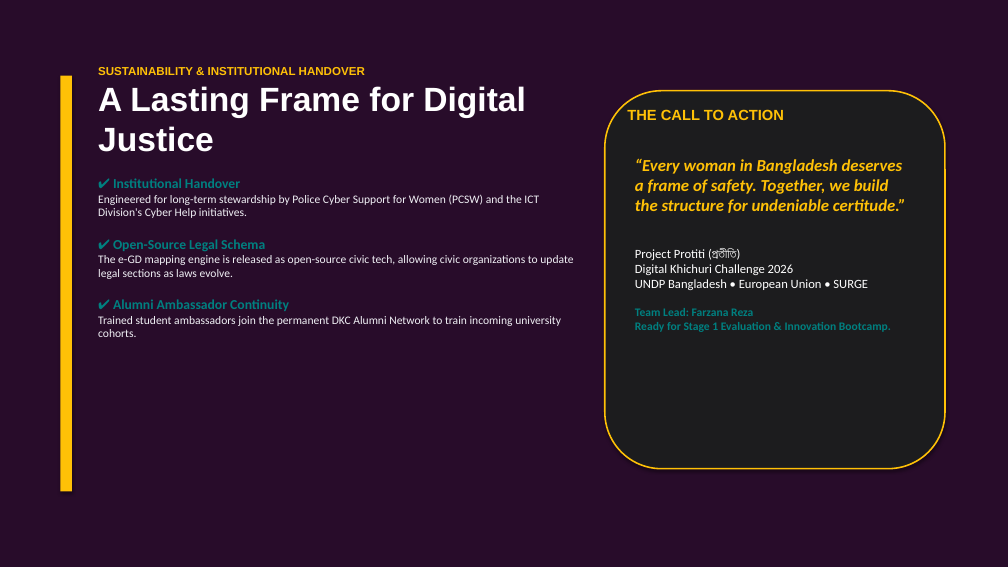
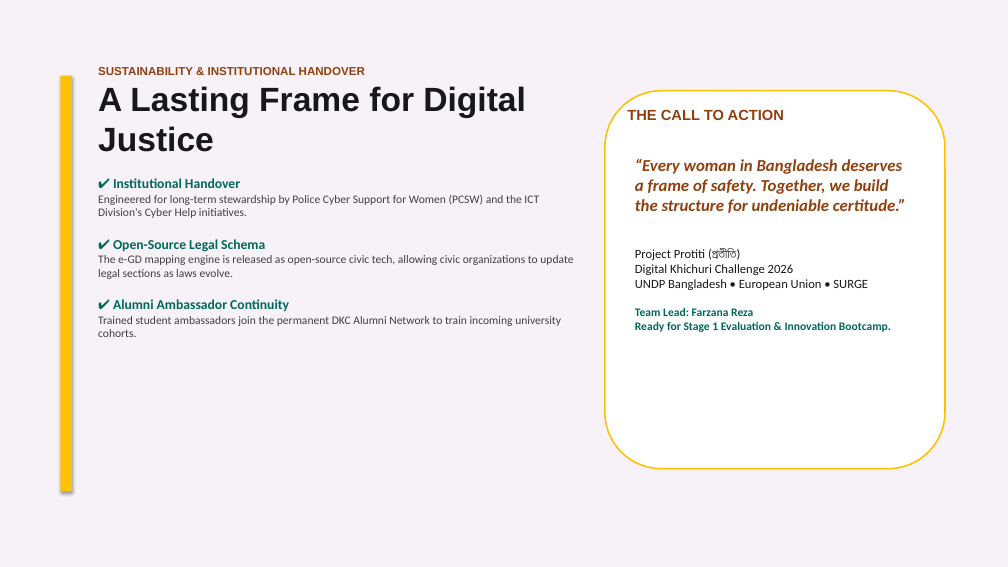
Before and after one commit to the-abraar/Protiti, a slide deck: slide 8 of pitch_materials/Protiti_Pitch_Deck.pptx. Drawn at 1008x567 pixels with LibreOffice and Linux fonts; fonts in the diff are those of the drawing. Boxes give left, top, right and bottom in pixels: in the first picture for what was removed or moved away, otherwise in the second. Text is boxed around its words. In the diff, an @@ line names an element or a change of style, - is before the commit and + after.

```diff
--- a/pitch_materials/Protiti_Pitch_Deck.pptx
+++ b/pitch_materials/Protiti_Pitch_Deck.pptx
@@ rectangle at box(0, 0, 1008, 567): fill #280C2A to #F7F2F8 @@
@@ text "SUSTAINABILITY & INSTITUTIONAL HANDOVER" at box(98, 67, 573, 337): text colour #FFC107 to #92400E in "SUSTAINABILITY & INSTITUTIONAL HANDOVER"; text colour #FFFFFF to #18181B in "A Lasting Frame for Digital Justice"; text colour #008080 to #00695C in "✔ Institutional Handover", "✔ Open-Source Legal Schema", "✔ Alumni Ambassador Continuity"; text colour #F0F0F5 to #3F3F46 in "Engineered for long-term stewardship by Police Cyber ...", "The e-GD mapping engine is released as ...", "Trained student ambassadors join the permanent DKC ..." @@
@@ rounded rectangle at box(605, 91, 945, 469): fill #1C1C1E to #FFFFFF; shadow off @@
@@ text "THE CALL TO ACTION" at box(627, 109, 784, 120): text colour #FFC107 to #92400E @@
@@ text "“Every woman in Bangladesh deserves ..." at box(635, 158, 906, 332): text colour #FFC107 to #92400E in "“Every woman in Bangladesh deserves a frame ..."; text colour #FFFFFF to #18181B in "Project Protiti (প্রতীতি) Digital Khichuri Challenge 2026 ..."; text colour #008080 to #00695C in "Team Lead: Farzana Reza Ready for Stage ..." @@
```
Also in this commit, not shown: 7 other slides changed, 5 other files.
